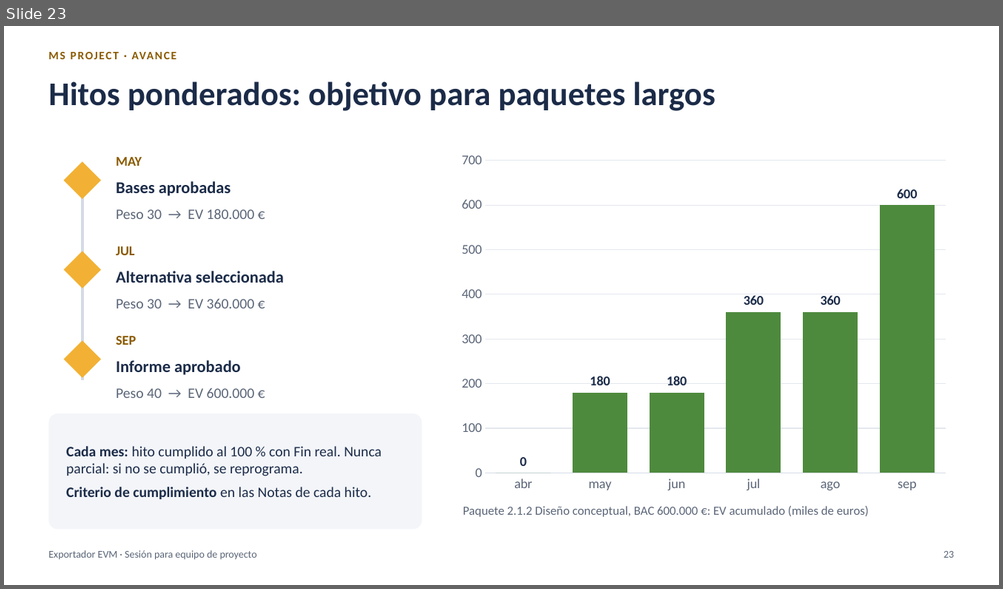
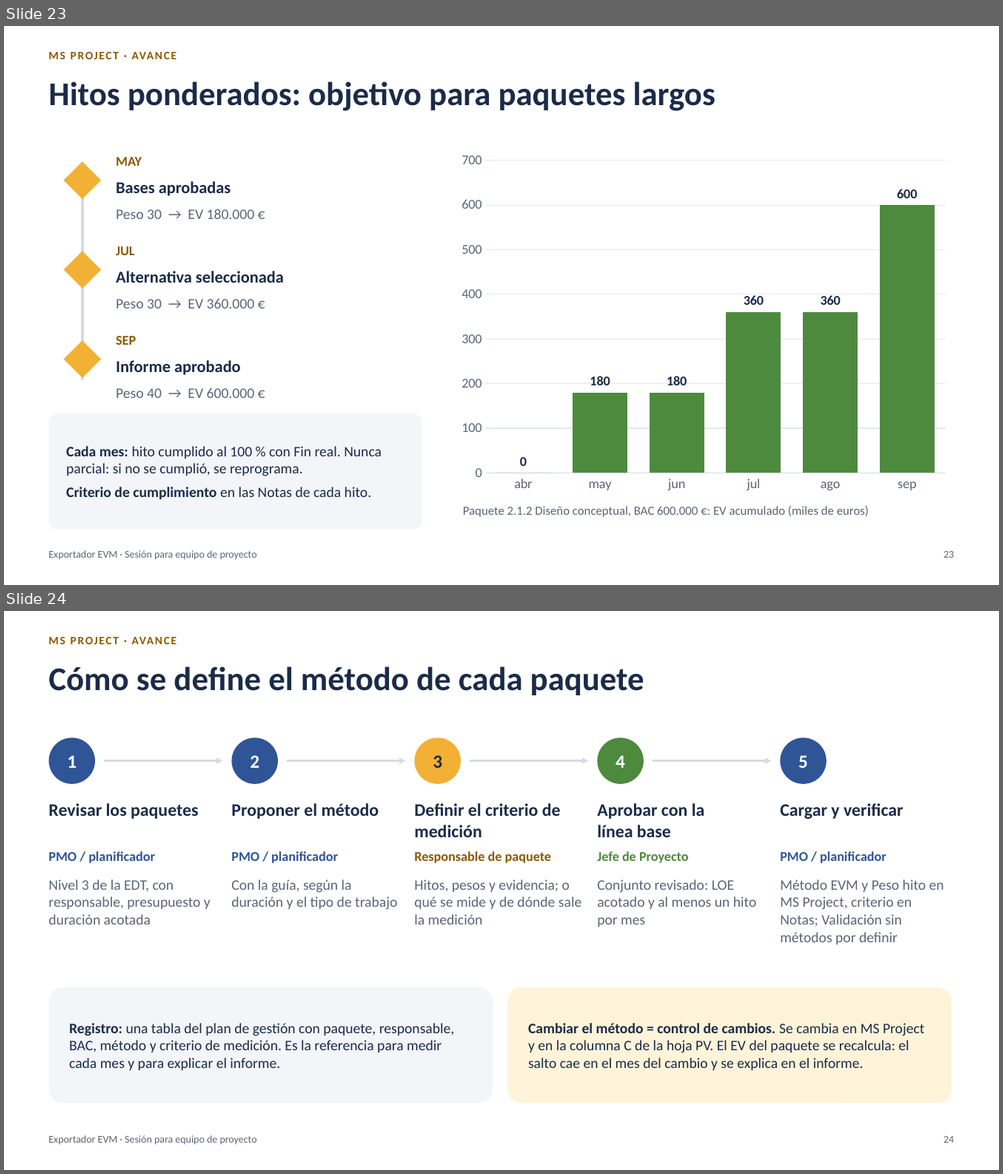
Before and after one commit to MarceloSalazar/evm-automation, a slide deck: docs/presentacion-jefes-de-proyecto.pptx. Shown one above the other, each under a label of ours: slide 23 before the commit, slides 23 and 24 after it. The pictures are 1003x589 and 1003x1174 pixels, drawn with LibreOffice and Linux fonts; fonts in the diff are those of the drawing. Boxes give left, top, right and bottom in pixels: in the first picture for what was removed or moved away, otherwise in the second. Text is boxed around its words. In the diff, an @@ line names an element or a change of style, - is before the commit and + after.

Commit message:
Presentación: cómo se define el método de cada paquete
- Nueva diapositiva 24, Cómo se define el método de cada paquete: cinco pasos con el rol
  responsable de cada uno (PMO, responsable de paquete, Jefe de Proyecto), registro de los
  métodos y cambios de método por control de cambios, con notas para el presentador.
- El libro Excel (ahora diapositiva 30): la regla del método pasa de "editable en la columna C"
  a "en MS Project; columna C solo para cambios aprobados", también en las notas.
- Tiempos de las notas: 0:40 para la diapositiva nueva y 0:10 menos en las diapositivas 21 a 23
  y 25; el total sigue en 26:00. Números de página actualizados y PDF exportado de nuevo.
- Índice de docs (37 diapositivas) y CHANGELOG.

```diff
--- a/docs/presentacion-jefes-de-proyecto.pptx
+++ b/docs/presentacion-jefes-de-proyecto.pptx
@@ slide 24 added at [4, 611, 999, 1170], background #FFFFFF @@
@@ text added at [48, 633, 646, 655], 11 pt, text #8A5A00, bold @@
+MS PROJECT · AVANCE
@@ title added at [48, 667, 644, 695], 32 pt, text #1B2B48, bold @@
+Cómo se define el método de cada paquete
@@ ellipse added at [48, 738, 95, 784], fill #2F5597, 18 pt, text #FFFFFF, bold @@
+1
@@ ellipse added at [232, 738, 278, 784], fill #2F5597, 18 pt, text #FFFFFF, bold @@
+2
@@ ellipse added at [415, 738, 461, 784], fill #F2B134, 18 pt, text #1B2B48, bold @@
+3
@@ ellipse added at [597, 738, 643, 784], fill #4E8A3E, 18 pt, text #FFFFFF, bold @@
+4
@@ ellipse added at [780, 738, 826, 784], fill #2F5597, 18 pt, text #FFFFFF, bold @@
+5
@@ arrow added from (104, 761) to (222, 761), #D5DBE5 2 pt @@
@@ arrow added from (287, 761) to (405, 761), #D5DBE5 2 pt @@
@@ arrow added from (469, 761) to (588, 761), #D5DBE5 2 pt @@
@@ arrow added from (652, 761) to (771, 761), #D5DBE5 2 pt @@
@@ text added at [48, 803, 198, 819], 17 pt, text #1B2B48, bold @@
+Revisar los paquetes
@@ text added at [231, 803, 379, 819], 17 pt, text #1B2B48, bold @@
+Proponer el método
@@ text added at [414, 803, 560, 837], 17 pt, text #1B2B48, bold @@
+Definir el criterio de medición
@@ text added at [597, 803, 705, 837], 17 pt, text #1B2B48, bold @@
+Aprobar con la línea base
@@ text added at [780, 803, 903, 819], 17 pt, text #1B2B48, bold @@
+Cargar y verificar
@@ text added at [48, 851, 155, 863], 13 pt, text #2F5597, bold @@
+PMO / planificador
@@ text added at [231, 851, 338, 863], 13 pt, text #2F5597, bold @@
+PMO / planificador
@@ text added at [414, 851, 551, 863], 13 pt, text #8A5A00, bold @@
+Responsable de paquete
@@ text added at [597, 851, 688, 863], 13 pt, text #4E8A3E, bold @@
+Jefe de Proyecto
@@ text added at [780, 851, 886, 863], 13 pt, text #2F5597, bold @@
+PMO / planificador
@@ text added at [48, 880, 210, 925], 14 pt, text #5A6577 @@
+Nivel 3 de la EDT, con responsable, presupuesto y duración acotada
@@ text added at [231, 880, 397, 910], 14 pt, text #5A6577 @@
+Con la guía, según la duración y el tipo de trabajo
@@ text added at [414, 880, 581, 925], 14 pt, text #5A6577 @@
+Hitos, pesos y evidencia; o qué se mide y de dónde sale la medición
@@ text added at [597, 880, 757, 927], 14 pt, text #5A6577 @@
+Conjunto revisado: LOE acotado y al menos un hito por mes
@@ text added at [780, 880, 944, 945], 14 pt, text #5A6577 @@
+Método EVM y Peso hito en MS Project, criterio en Notas; Validación sin métodos por definir
@@ rounded rectangle added at [48, 988, 492, 1103], fill #F3F5F9, 14 pt, text #1B2B48 @@
+Registro: una tabla del plan de gestión con paquete, responsable, BAC, método y criterio de medición. Es la referencia para medir cada mes y para explicar el informe.
@@ rounded rectangle added at [508, 988, 951, 1103], fill #FFF4D9, 14 pt, text #1B2B48 @@
+Cambiar el método = control de cambios. Se cambia en MS Project y en la columna C de la hoja PV. El EV del paquete se recalcula: el salto cae en el mes del cambio y se explica en el informe.
@@ text added at [48, 1136, 257, 1145], 10 pt, text #5A6577 @@
+Exportador EVM · Sesión para equipo de proyecto
@@ page number added at [943, 1136, 953, 1143], 10 pt, text #5A6577 @@
+24
```
Also in this commit, not shown: 1 slide changed, 3 other files.
